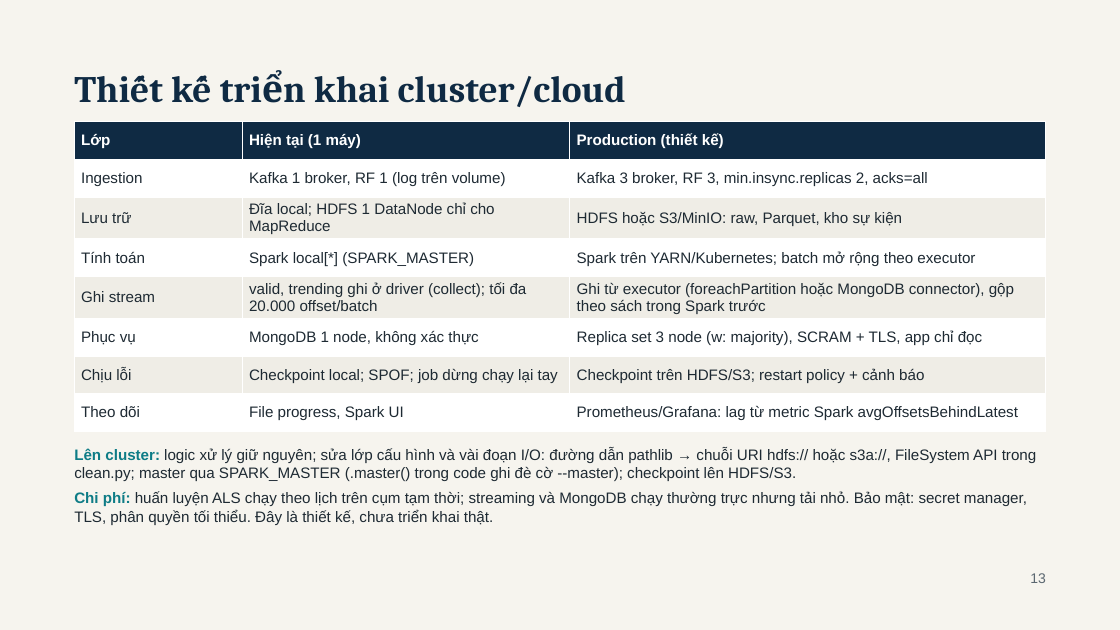
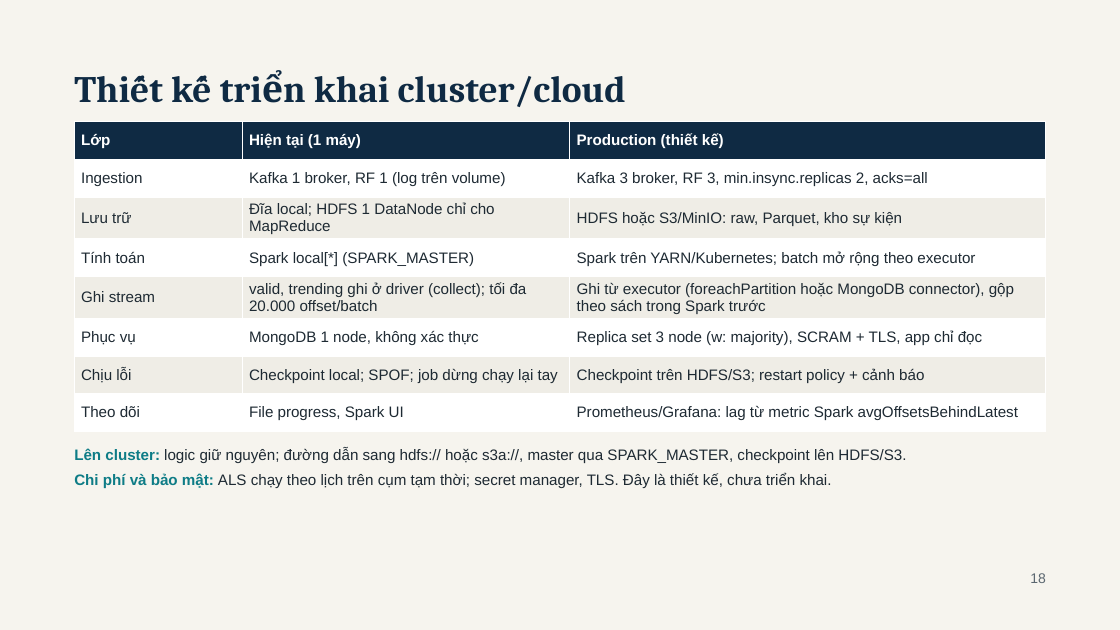
Before and after one commit to haoluonghuynhngoc/Group_06_BigData, a slide deck: slide 18 of Present/BookPulse - BDA501 Session 10 Final Presentation.pptx (slide 13 before the commit). Drawn at 1120x630 pixels with LibreOffice and Linux fonts; fonts in the diff are those of the drawing. Boxes give left, top, right and bottom in pixels: in the first picture for what was removed or moved away, otherwise in the second. Text is boxed around its words. In the diff, an @@ line names an element or a change of style, - is before the commit and + after.

Commit message:
Decks: Session 10 adds agenda, batch 4-step, one-event stream flow, fixes-after-review, detail architecture next to overview; Session 8 reworked as why topic -> architecture -> what it implies, team title, demo slide; slimmer detail diagram, shorter text; scripts, Q&A and demo refs renumbered

```diff
--- a/Present/BookPulse - BDA501 Session 10 Final Presentation.pptx
+++ b/Present/BookPulse - BDA501 Session 10 Final Presentation.pptx
@@ text at [74,448,906,488]: text changed @@
-Lên cluster: logic xử lý giữ nguyên; sửa lớp cấu hình và vài đoạn I/O: đường dẫn pathlib → chuỗi URI hdfs:// hoặc s3a://, FileSystem API trong clean.py; master qua SPARK_MASTER (.master() trong code ghi đè cờ --master); checkpoint lên HDFS/S3.
-Chi phí: huấn luyện ALS chạy theo lịch trên cụm tạm thời; streaming và MongoDB chạy thường trực nhưng tải nhỏ. Bảo mật: secret manager, TLS, phân quyền tối thiểu. Đây là thiết kế, chưa triển khai thật.
+Lên cluster: logic giữ nguyên; đường dẫn sang hdfs:// hoặc s3a://, master qua SPARK_MASTER, checkpoint lên HDFS/S3.
+Chi phí và bảo mật: ALS chạy theo lịch trên cụm tạm thời; secret manager, TLS. Đây là thiết kế, chưa triển khai.
@@ text at [1030,573,1046,583]: text changed @@
-13
+18
```
Also in this commit, not shown: 14 other slides changed, 4 slides added, 5 other files.
